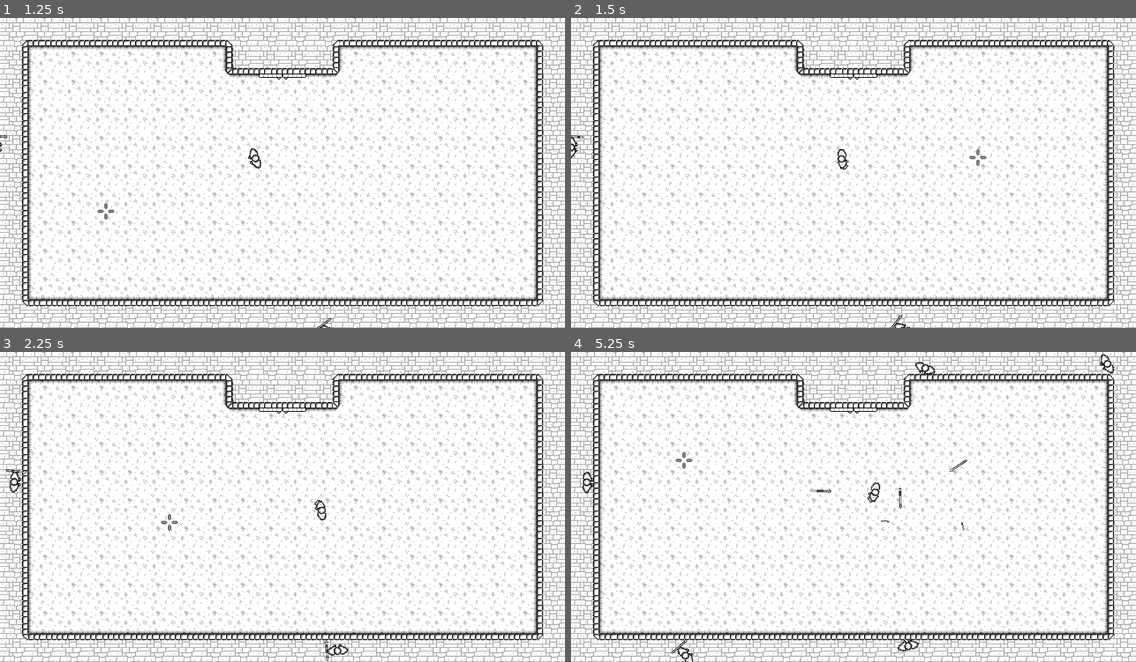
Above: before the commit, frames 1-4 (two rows, left to right).
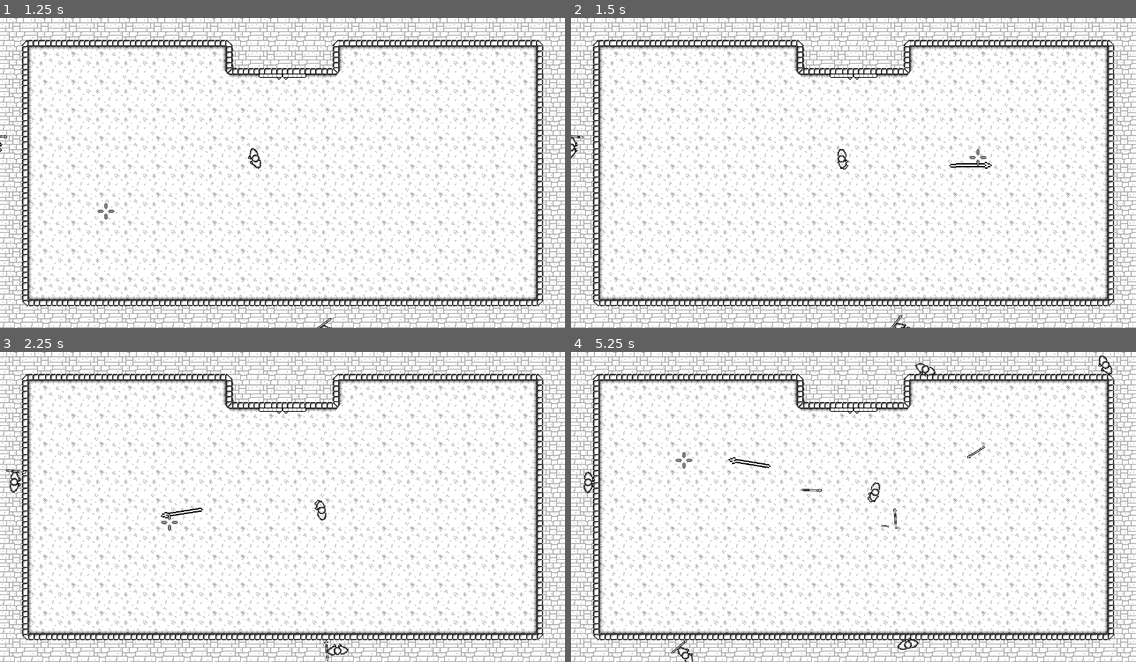
Above: after the commit, the same moments.

Repository: CarlMachado/DarknessFury
Game: Godot game, scene res://scenes/main_menu.tscn
Same seed, same stepped clock (60 frames per second), same inputs: the game is played once before the commit and once after it.
Inputs (mouse positions are in pixels of both pictures, inside the frame that each line leads up to):
- Up to frame 1 (1.25 s): click "Jogar" at 0.5 s
- Up to frame 2 (1.5 s): move the mouse to (977, 157) at 1.27 s; hold D (ui_right) from 1.28 s (still down); click (977, 157) at 1.35 s
- Up to frame 3 (2.25 s): move the mouse to (169, 522) at 2.02 s; release D (ui_right) at 2.03 s; hold S (ui_down) from 2.03 s (still down); click (169, 522) at 2.1 s
- Up to frame 4 (5.25 s): move the mouse to (910, 438) at 2.77 s; release S (ui_down) at 2.78 s; hold D (ui_right) 2.78-3.53 s; click (910, 438) at 2.85 s; move the mouse to (825, 569) at 3.52 s; hold W (ui_up) 3.53-4.28 s; click (825, 569) at 3.6 s; move the mouse to (1023, 553) at 4.27 s; hold A (ui_left) from 4.28 s (still down); click (1023, 553) at 4.35 s; move the mouse to (684, 460) at 5.02 s; click (684, 460) at 5.1 s

Frame 1 is identical in both runs. In frame 2, less than 0.1% of the frame differs, in the area x 66-75%, y 46-49%; in frame 3, less than 0.1%; in frame 4, 0.6%, in the area x 2-97%, y 0-97%.

Commit message:
Ajuste no alvo do player e hit box para enemy e player

Diff:
--- a/prefabs/enemy.tscn
+++ b/prefabs/enemy.tscn
@@ -10,6 +10,7 @@
 [ext_resource path="res://sprites/player/raise_2.png" type="Texture" id=8]
 [ext_resource path="res://sprites/player/raise_3.png" type="Texture" id=9]
 [ext_resource path="res://sprites/weapon/spear_hand.png" type="Texture" id=10]
+[ext_resource path="res://scripts/hit.gd" type="Script" id=11]
 
 [sub_resource type="SpriteFrames" id=1]
 animations = [ {
@@ -29,12 +30,15 @@
 "speed": 2.0
 } ]
 
-[sub_resource type="CapsuleShape2D" id=2]
-radius = 10.2184
+[sub_resource type="CircleShape2D" id=2]
+radius = 3061.34
+
+[sub_resource type="CapsuleShape2D" id=3]
+radius = 7.67426
 height = 28.0624
 
-[sub_resource type="CircleShape2D" id=3]
-radius = 3061.34
+[sub_resource type="RectangleShape2D" id=4]
+extents = Vector2( 10, 23.6375 )
 
 [node name="enemy" type="KinematicBody2D"]
 collision_layer = 2
@@ -51,14 +55,14 @@
 scale = Vector2( 1.5, 1.5 )
 texture = ExtResource( 10 )
 
-[node name="shape" type="CollisionShape2D" parent="."]
-position = Vector2( -2.04057, -0.680191 )
-shape = SubResource( 2 )
-
 [node name="sensor" type="Area2D" parent="."]
 collision_layer = 0
 
 [node name="shape" type="CollisionShape2D" parent="sensor"]
+shape = SubResource( 2 )
+
+[node name="shape" type="CollisionShape2D" parent="."]
+position = Vector2( -2.04057, -0.680191 )
 shape = SubResource( 3 )
 
 [node name="reload" type="Timer" parent="."]
@@ -66,6 +70,17 @@
 
 [node name="reload_weapon" type="Timer" parent="."]
 wait_time = 1.25
+
+[node name="area_damage" type="Area2D" parent="."]
+editor/display_folded = true
+collision_layer = 16
+collision_mask = 0
+script = ExtResource( 11 )
+
+[node name="shape" type="CollisionShape2D" parent="area_damage"]
+position = Vector2( -2.58471, 0.807719 )
+shape = SubResource( 4 )
 [connection signal="body_entered" from="sensor" to="." method="_on_sensor_body_entered"]
 [connection signal="timeout" from="reload" to="." method="_on_reload_timeout"]
 [connection signal="timeout" from="reload_weapon" to="." method="_on_reload_weapon_timeout"]
+[connection signal="destroid" from="area_damage" to="." method="_on_area_damage_destroid"]
--- a/prefabs/player.tscn
+++ b/prefabs/player.tscn
@@ -10,6 +10,7 @@
 [ext_resource path="res://sprites/player/raise_2.png" type="Texture" id=8]
 [ext_resource path="res://sprites/player/raise_3.png" type="Texture" id=9]
 [ext_resource path="res://sprites/weapon/spear_hand.png" type="Texture" id=10]
+[ext_resource path="res://scripts/hit.gd" type="Script" id=11]
 
 [sub_resource type="SpriteFrames" id=1]
 animations = [ {
@@ -29,6 +30,14 @@
 "speed": 2.0
 } ]
 
+[sub_resource type="CapsuleShape2D" id=2]
+radius = 4.75
+height = 11.0
+
+[sub_resource type="CapsuleShape2D" id=3]
+radius = 5.875
+height = 13.75
+
 [node name="player" type="KinematicBody2D" groups=[
 "player",
 ]]
@@ -36,19 +45,28 @@
 collision_mask = 4
 script = ExtResource( 1 )
 
-[node name="col_poly" type="CollisionPolygon2D" parent="."]
-position = Vector2( -0.0185556, 0.0367136 )
-polygon = PoolVector2Array( -5.99345, -8.15133, -4.76233, -10.0749, -2.91565, -12.0755, 0.00965881, -12.0843, 1.99844, -10.0205, 3.98722, -6.00543, 4.00237, 5.98076, 1.9479, 10.0427, -0.0572357, 12.0078, -3.05177, 12.0539, -5.03277, 9.88862, -6.00024, 7.90762 )
-
 [node name="anim_sprite" type="AnimatedSprite" parent="."]
 frames = SubResource( 1 )
 animation = "idle"
 
 [node name="spear_hand" type="Sprite" parent="."]
-visible = false
 position = Vector2( 5.38293, 9.52351 )
 texture = ExtResource( 10 )
 
 [node name="reload" type="Timer" parent="."]
 wait_time = 0.75
+
+[node name="shape" type="CollisionShape2D" parent="."]
+position = Vector2( -0.75, 0 )
+shape = SubResource( 2 )
+
+[node name="area_hit" type="Area2D" parent="."]
+editor/display_folded = true
+collision_layer = 32
+collision_mask = 0
+script = ExtResource( 11 )
+
+[node name="shape" type="CollisionShape2D" parent="area_hit"]
+position = Vector2( -0.875, 0 )
+shape = SubResource( 3 )
 [connection signal="timeout" from="reload" to="." method="_on_reload_timeout"]
--- a/prefabs/spear_hand.tscn
+++ b/prefabs/spear_hand.tscn
@@ -7,16 +7,17 @@
 radius = 3.8202
 height = 40.9011
 
-[node name="spear_hand" type="StaticBody2D"]
-collision_layer = 8
-collision_mask = 4
+[node name="spear_hand" type="Area2D"]
+collision_layer = 0
+collision_mask = 48
 script = ExtResource( 1 )
+
+[node name="sprite" type="Sprite" parent="."]
+scale = Vector2( 1.5, 1.5 )
+texture = ExtResource( 2 )
 
 [node name="col_shape" type="CollisionShape2D" parent="."]
 position = Vector2( -0.0419159, -0.665776 )
 rotation = 1.5708
 shape = SubResource( 1 )
-
-[node name="sprite" type="Sprite" parent="."]
-scale = Vector2( 1.5, 1.5 )
-texture = ExtResource( 2 )
+[connection signal="area_entered" from="." to="." method="_on_spear_hand_area_entered"]
--- a/project.godot
+++ b/project.godot
@@ -112,6 +112,8 @@
 2d_physics/layer_2="enemy"
 2d_physics/layer_3="wall"
 2d_physics/layer_4="projectile_enemy"
+2d_physics/layer_5="destructable_player"
+2d_physics/layer_6="destructable_enemy"
 
 [rendering]
 
--- a/scripts/enemy.gd
+++ b/scripts/enemy.gd
@@ -13,6 +13,8 @@
 var body
 
 func _ready():
+	$area_damage.connect("hitted", self, "on_area_hitted")
+	$area_damage.connect("destroid", self, "on_area_destroid")
 	yield(get_tree().create_timer(60), "timeout")
 	homming = true
 
@@ -33,6 +35,7 @@
 			spear_attack.rotation = global_rotation
 			spear_attack.dir = Vector2(cos(rotation + correct), sin(rotation + correct))
 			spear_attack.target = body
+			spear_attack.type = "enemy_attack"
 			get_parent().add_child(spear_attack)
 			$spear.hide()
 			loaded = false
@@ -68,3 +71,10 @@
 func _on_reload_weapon_timeout():
 	$reload_weapon.stop()
 	$spear.show()
+
+func on_area_hitted(damage, health, node):
+	pass
+
+func on_area_destroid():
+	autodestroy()
+	pass
--- /dev/null
+++ b/scripts/hit.gd
@@ -0,0 +1,12 @@
+extends Area2D
+
+signal hitted(damage, health, node)
+signal destroid()
+
+export var health = 30
+
+func hit(damage, node):
+	health -= damage
+	emit_signal("hitted", damage, health, node)
+	if health <= 0:
+		emit_signal("destroid")
--- a/scripts/player.gd
+++ b/scripts/player.gd
@@ -9,6 +9,8 @@
 var loaded = true
 
 func _ready():
+	$area_hit.connect("hitted", self, "on_area_hitted")
+	$area_hit.connect("destroid", self, "on_area_destroid")
 	pass
 
 func _physics_process(delta):
@@ -31,7 +33,7 @@
 	if not Input.is_action_pressed("ui_down") and not Input.is_action_pressed("ui_up") and not Input.is_action_pressed("ui_right") and not Input.is_action_pressed("ui_left"):
 		$anim_sprite.play("idle")
 
-	if Input.is_action_just_pressed("ui_attack") and has_spear and loaded:
+	if Input.is_action_just_pressed("ui_attack"):# and has_spear and loaded:
 		shoot_spear()
 
 	if has_spear:
@@ -44,28 +46,15 @@
 
 func shoot_spear():
 	get_tree().call_group("spear", "spear_false")
-	var position_mouse = global_position.distance_to(get_global_mouse_position())
-	var correct
-
-	print(position_mouse)
-	if position_mouse > 1150:
-		correct = 0.0109
-	if position_mouse > 1000:
-		correct = 0.0110
-	if position_mouse > 900:
-		correct = 0.0125
-	elif position_mouse > 600:
-		correct = 0.020
-	elif position_mouse > 300:
-		correct = 0.05
-	else:
-		correct = 0.175
+	var position_mouse = get_global_mouse_position()
+	rotation += get_angle_to(position_mouse)
 
 	var spear_attack = PRE_SPEAR.instance()
 	spear_attack.global_position = $spear_hand.global_position / 2
 	spear_attack.rotation = global_rotation
-	spear_attack.dir = Vector2(cos(rotation + correct), sin(rotation + correct))
+	spear_attack.dir = Vector2(cos(rotation), sin(rotation))
 	spear_attack.target_position = get_global_mouse_position()
+	spear_attack.type = "player_attack"
 	get_parent().add_child(spear_attack)
 
 	has_spear = false
@@ -82,3 +71,10 @@
 func _on_reload_timeout():
 	$reload.stop()
 	loaded = true
+
+func on_area_hitted(damage, health, node):
+	pass
+
+func on_area_destroid():
+#	queue_free()
+	pass
--- a/scripts/spawn_enemy.gd
+++ b/scripts/spawn_enemy.gd
@@ -19,8 +19,10 @@
 		$timer_spawn.stop()
 
 func dead_enemy():
-	if !enemy.alive:
-		$timer_spawn.start(rand_range(4, 7))
+	if enemy != null:
+		if !enemy.alive:
+			enemy = null
+			$timer_spawn.start(rand_range(4, 7))
 
 func _on_timer_spawn_timeout():
 	enemy = PRE_ENEMY.instance()
--- a/scripts/spear_hand.gd
+++ b/scripts/spear_hand.gd
@@ -1,4 +1,4 @@
-extends StaticBody2D
+extends Area2D
 
 const PRE_SPEAR_FLOOR = preload("res://prefabs/spear_floor.tscn")
 const MAX_SPEED = 400
@@ -11,6 +11,8 @@
 var max_dist = 650
 var homming = false
 var acell = vel_init
+var damage = 10
+var type = ""
 
 onready var target
 onready var target_position
@@ -44,3 +46,13 @@
 	spear_floor.rotation = global_rotation
 	get_parent().add_child(spear_floor)
 	autodestroy()
+
+func auto_destroy():
+	queue_free()
+
+func _on_spear_hand_area_entered(area):
+	var area_layer = area.get_collision_layer()
+	if (area_layer == 32 and type == "enemy_attack") or (area_layer == 16 and type == "player_attack"):
+		if area.has_method("hit"):
+			area.hit(damage, self)
+			auto_destroy()
Not shown: 1 places in prefabs/enemy.tscn that only renumber resources
Not shown: 1 places in prefabs/player.tscn that only renumber resources
